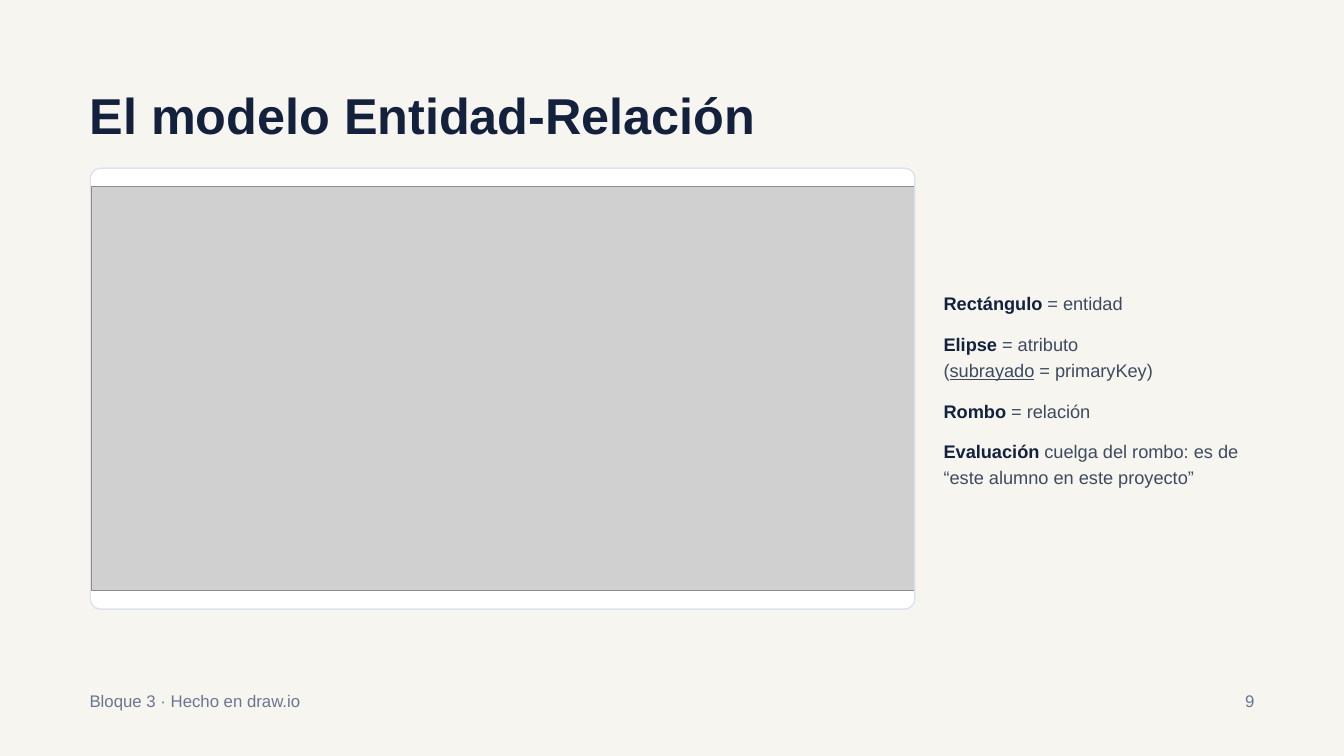
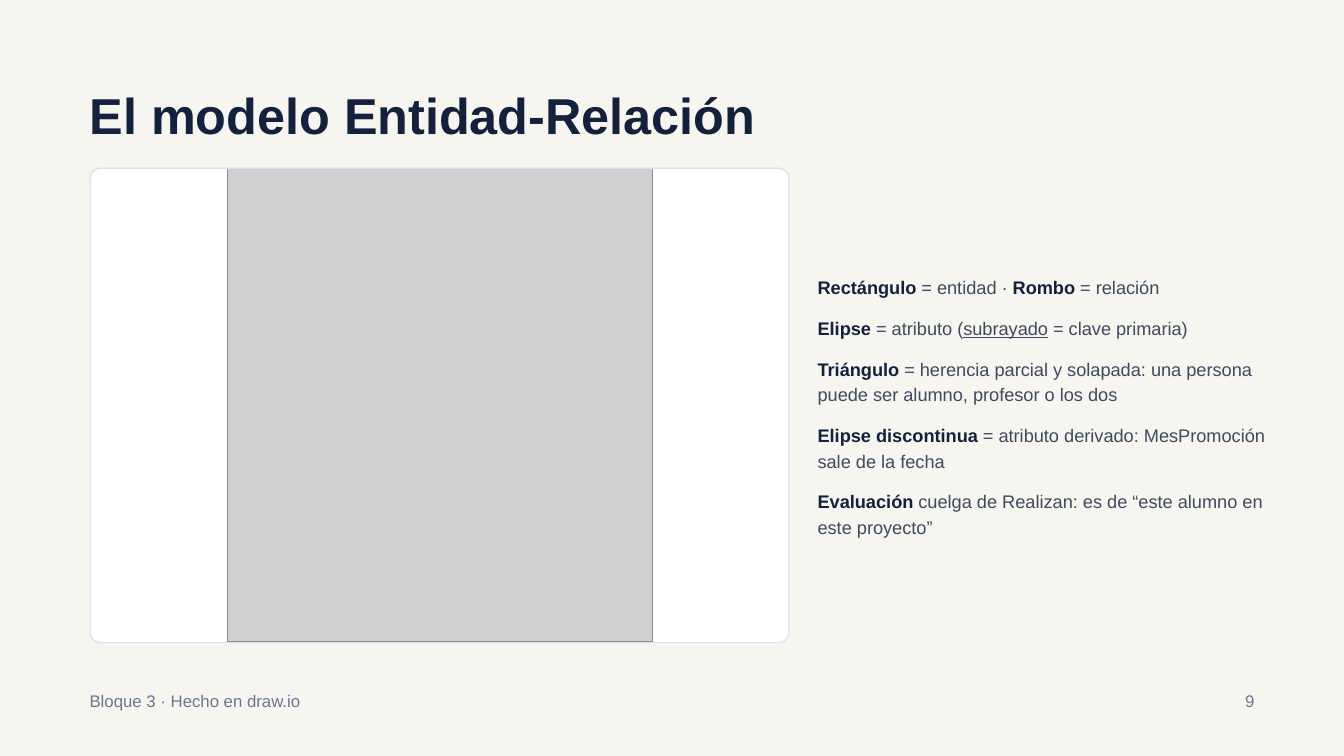
Before and after one commit to palejandra1111-dotcom/ProyectoGrupal-BBDD, a slide deck: slide 9 of docs/Presentacion.pptx. Drawn at 1344x756 pixels with LibreOffice and Linux fonts; fonts in the diff are those of the drawing; grey boxes stand for pictures. Boxes give left, top, right and bottom in pixels: in the first picture for what was removed or moved away, otherwise in the second. Text is boxed around its words. In the diff, an @@ line names an element or a change of style, - is before the commit and + after.

```diff
--- a/docs/Presentacion.pptx
+++ b/docs/Presentacion.pptx
@@ rounded rectangle: place and size @@
-rounded rectangle at <box>90,167,915,610</box>
+rounded rectangle at <box>90,167,789,643</box>
@@ rounded rectangle at <box>90,167,789,643</box>: proportions changed @@
@@ rounded rectangle at <box>91,168,789,643</box>: proportions changed @@
@@ rounded rectangle: place and size @@
-rounded rectangle at <box>91,168,915,610</box>
+rounded rectangle at <box>91,168,789,643</box>
@@ picture added at <box>227,168,652,641</box> @@
@@ picture removed at <box>91,188,914,591</box> @@
@@ text at <box>818,280,1160,298</box>: text changed; text colour #14213D to #3E4A5E; bold off @@
-Rectángulo = entidad
+Rectángulo = entidad · Rombo = relación
@@ text at <box>818,321,1188,339</box>: text changed @@
-Elipse = atributo
-(subrayado = primaryKey)
+Elipse = atributo (subrayado = clave primaria)
@@ text added at <box>818,362,1252,405</box>, 13 pt, text #3E4A5E @@
+Triángulo = herencia parcial y solapada: una persona puede ser alumno, profesor o los dos
@@ text removed at <box>944,404,1091,418</box> @@
-Rombo = relación
@@ text added at <box>818,428,1265,468</box>, 13 pt, text #3E4A5E @@
+Elipse discontinua = atributo derivado: MesPromoción sale de la fecha
@@ text at <box>818,494,1262,538</box>: text changed @@
-Evaluación cuelga del rombo: es de “este alumno en este proyecto”
+Evaluación cuelga de Realizan: es de “este alumno en este proyecto”
```
Also in this commit, not shown: 12 other slides changed, 1 slide added, 1 slide removed, 27 other files.
